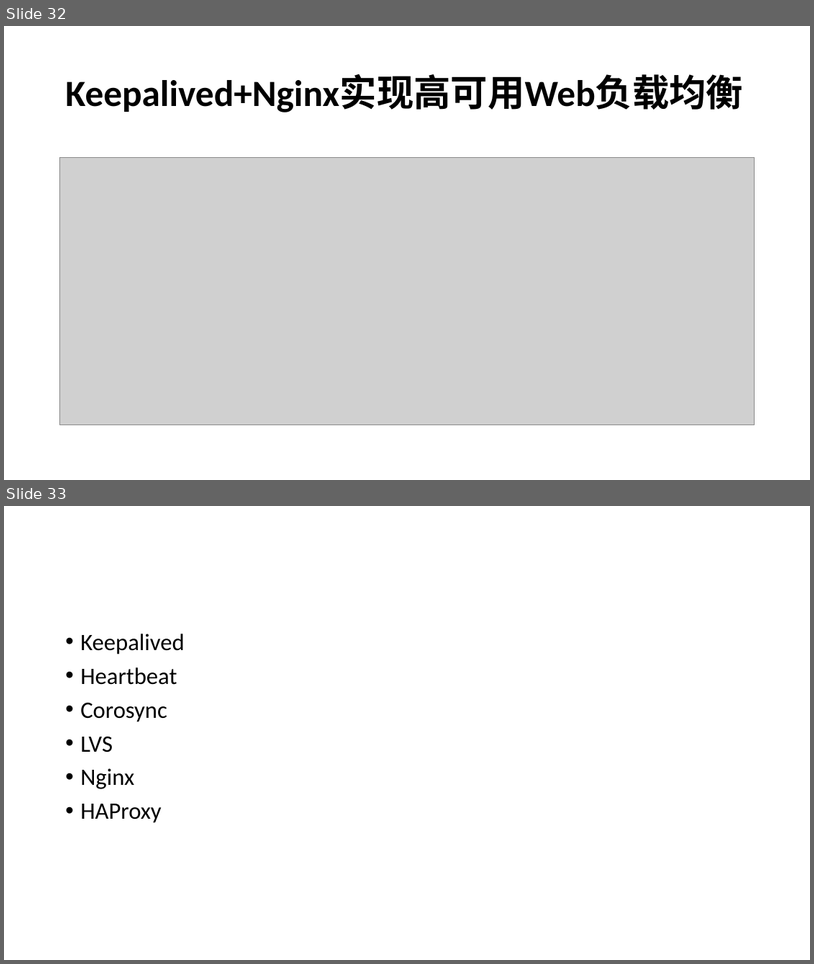
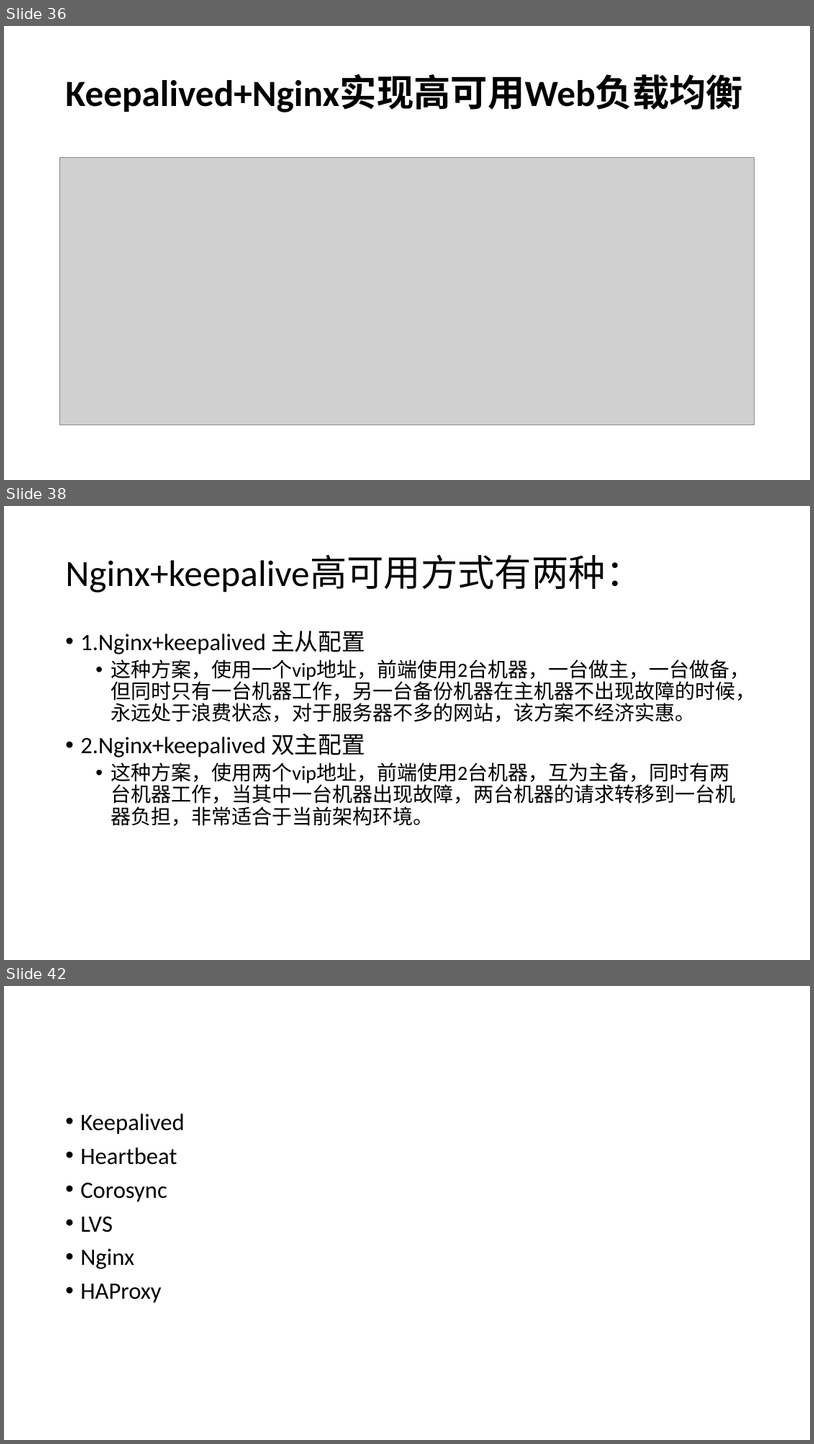
Before and after one commit to airuitian/MicroService, a slide deck: spring-cloud/Nginx.pptx. Shown one above the other, each under a label of ours: slides 32 and 33 before the commit, slides 36, 38 and 42 after it; the slides between them are not shown. The pictures are 814x964 and 814x1444 pixels, drawn with LibreOffice and Linux fonts; fonts in the diff are those of the drawing; grey boxes stand for pictures. Boxes give left, top, right and bottom in pixels: in the first picture for what was removed or moved away, otherwise in the second. Text is boxed around its words. In the diff, an @@ line names an element or a change of style, - is before the commit and + after.

```diff
--- a/spring-cloud/Nginx.pptx
+++ b/spring-cloud/Nginx.pptx
@@ slide 38 added at bbox=[4, 506, 810, 960], background #FFFFFF @@
@@ title added at bbox=[65, 555, 643, 592], 44 pt, text #000000 @@
+Nginx+keepalive高可用方式有两种：
@@ text added at bbox=[80, 631, 756, 826], 24 pt, text #000000 @@
+• 1.Nginx+keepalived 主从配置
+  • 这种方案，使用一个vip地址，前端使用2台机器，一台做主，一台做备，但同时只有一台机器工作，另一台备份机器在主机器不出现故障的时候，永远处于浪费状态，对于服务器不多的网站，该方案不经济实惠。
+• 2.Nginx+keepalived 双主配置
+  • 这种方案，使用两个vip地址，前端使用2台机器，互为主备，同时有两台机器工作，当其中一台机器出现故障，两台机器的请求转移到一台机器负担，非常适合于当前架构环境。
@@ what was slide 32 is now slide 36 @@
@@ what was slide 33 is now slide 42 @@
```
Also in this commit, not shown: 1 slide changed, 8 other slides added, 19 other files.
